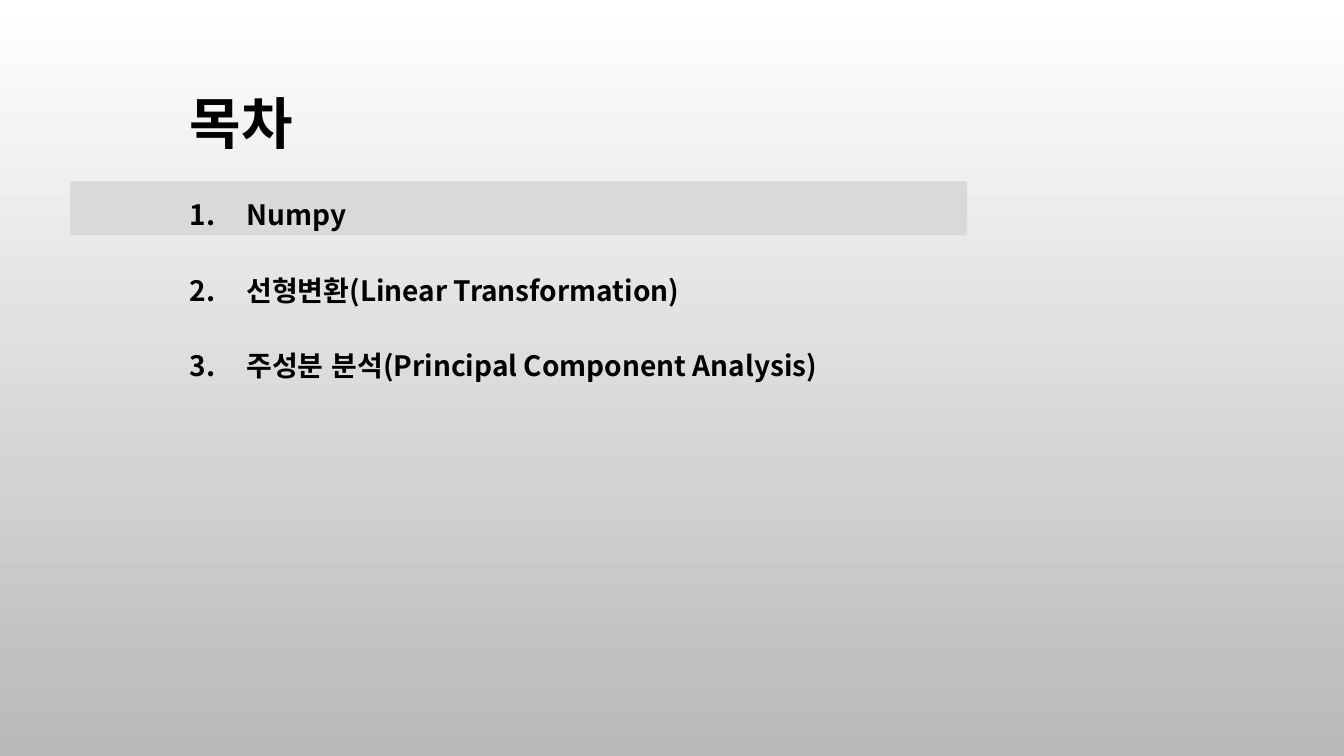
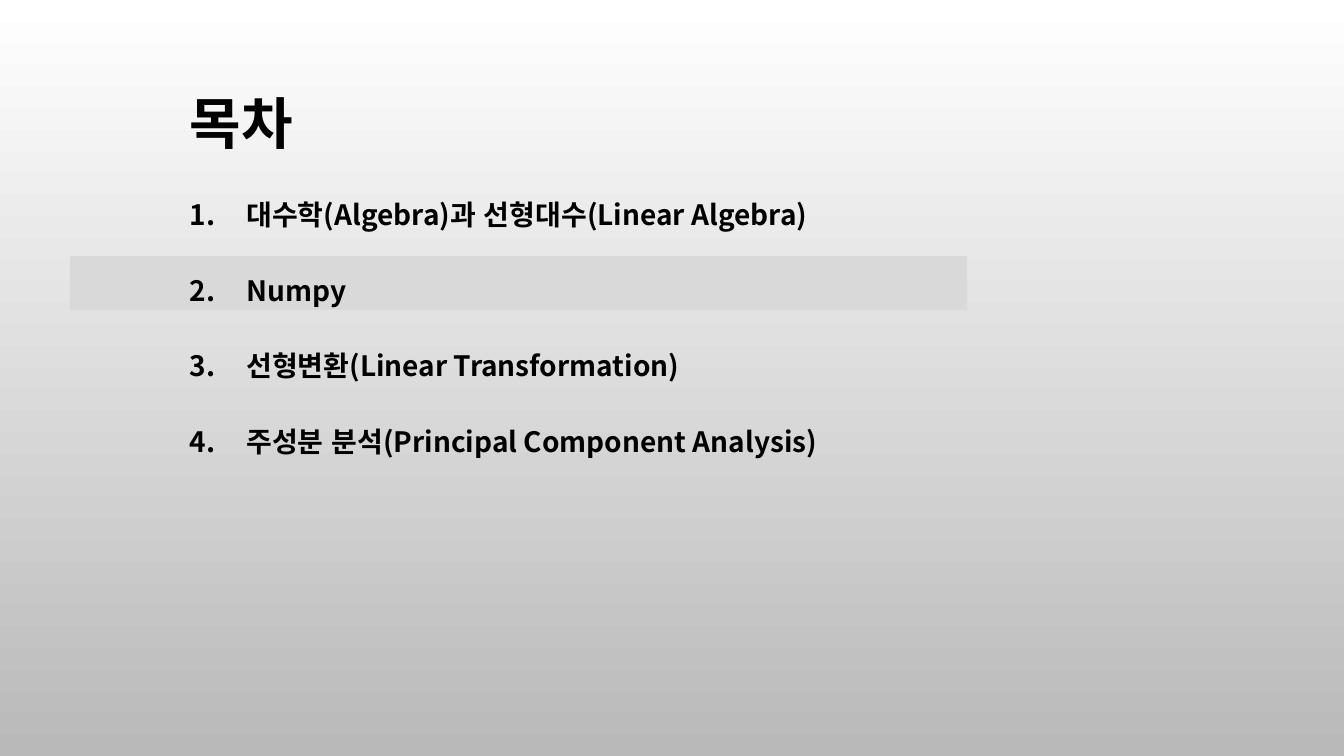
Before and after one commit to ancestor9/mathematics-for-machine-learning, a slide deck: slide 7 of 6_Matrix_vectors.pptx (slide 4 before the commit). Drawn at 1344x756 pixels with LibreOffice and Linux fonts; fonts in the diff are those of the drawing; background and template pictures are left out. Boxes give left, top, right and bottom in pixels: in the first picture for what was removed or moved away, otherwise in the second. Text is boxed around its words. In the diff, an @@ line names an element or a change of style, - is before the commit and + after.

```diff
--- a/6_Matrix_vectors.pptx
+++ b/6_Matrix_vectors.pptx
@@ text at <box>246,201,808,232</box>: paragraph added @@
+1. 대수학(Algebra)과 선형대수(Linear Algebra)
@@ rectangle: place and size @@
-rectangle at <box>71,181,968,235</box>
+rectangle at <box>71,256,968,310</box>
```
Also in this commit, not shown: 2 other slides changed, 5 slides added.
